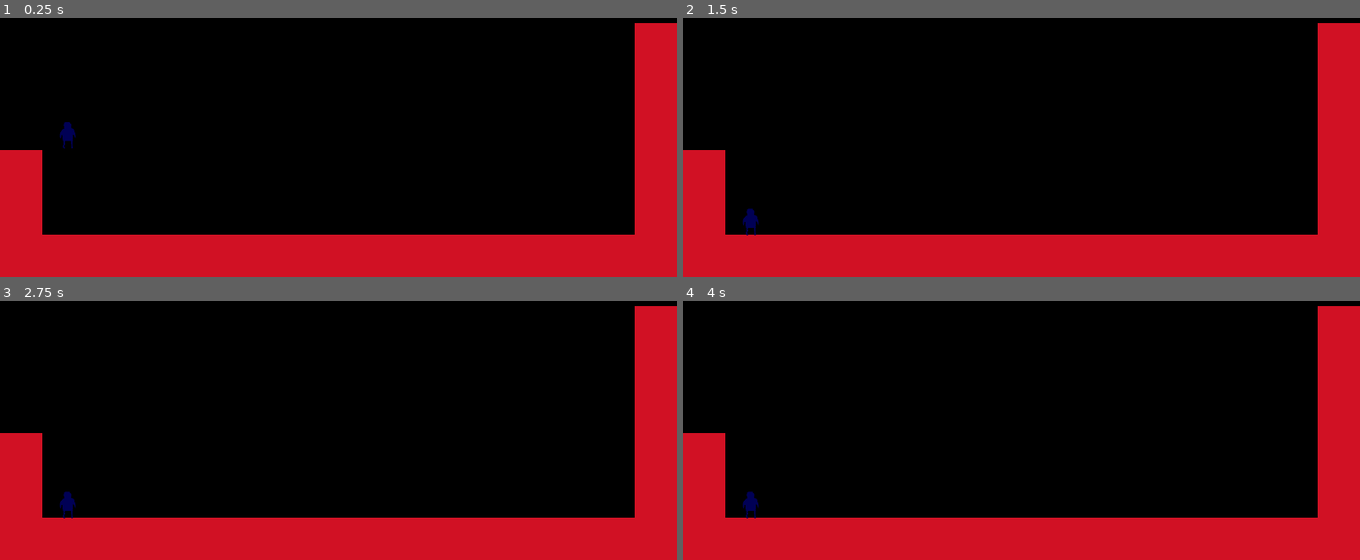
Above: before the commit, frames 1-4 (two rows, left to right).
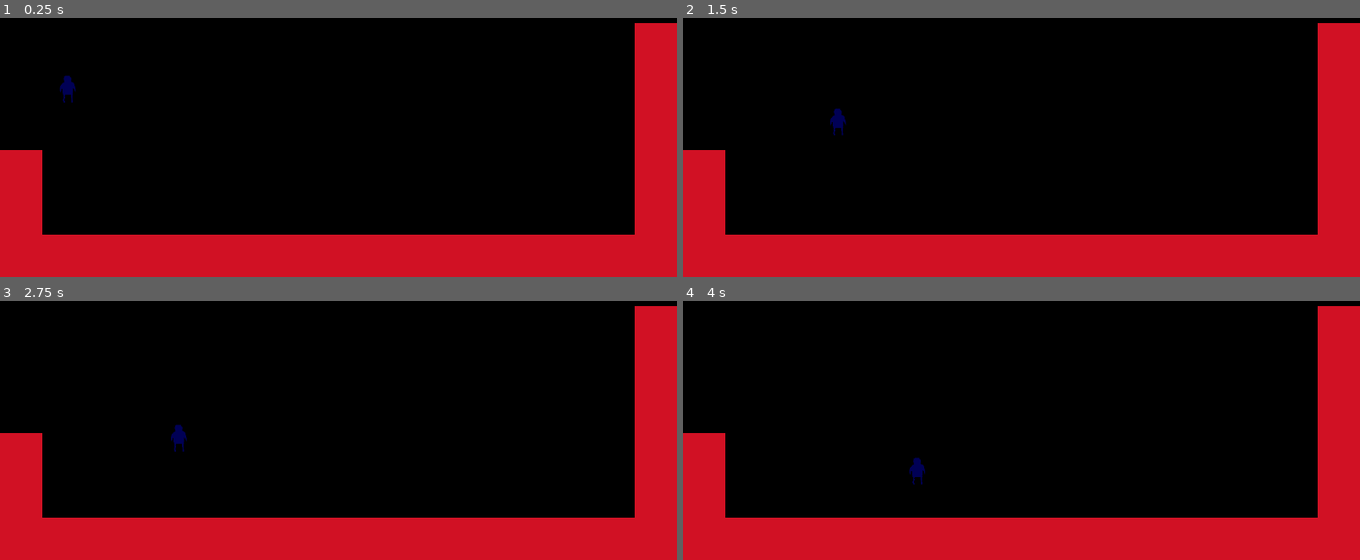
Above: after the commit, the same moments.

Repository: Vilkku11/super-journey
Game: Godot game, scene res://Src/Levels/LevelTemplate.tscn
Two runs of this game, one before a commit and one after it. Both use one fixed random seed, a clock stepped at 60 frames per second and the inputs below. This scene is started directly instead of the project's main scene.
Inputs:
- Up to frame 1 (0.25 s): no input
- Up to frame 2 (1.5 s): hold Right (move_right, bound only after the commit) 0.53-1.28 s; tap Enter at 1.25 s; hold Left (move_left, bound only after the commit) from 1.28 s (still down)
- Up to frame 3 (2.75 s): tap Space at 2 s; release Left (move_left, bound only after the commit) at 2.03 s; hold Right (move_right, bound only after the commit) from 2.03 s (still down)
- Up to frame 4 (4 s): release Right (move_right, bound only after the commit) at 3.53 s; hold Left (move_left, bound only after the commit) from 3.53 s (still down)

The runs differ from the first frame. In frame 1, 0.3% of the frame differs, in the area x 8-12%, y 22-51%; in frame 2, 0.3%; in frame 3, 0.3%, in the area x 8-28%, y 47-84%; in frame 4, 0.3%.

Commit message:
player movement to left and right

Diff:
--- a/Src/Actors/Player.gd
+++ b/Src/Actors/Player.gd
@@ -1 +1,8 @@
 extends Actor
+# player movement
+func _physics_process(delta: float) -> void:
+	var direction = Vector2(
+		Input.get_action_strength("move_right") - Input.get_action_strength("move_left"),
+		0.0
+	)
+	velocity = speed * direction
--- a/project.godot
+++ b/project.godot
@@ -39,6 +39,24 @@
 
 str=false
 
+[input]
+
+move_left={
+"deadzone": 0.5,
+"events": [ Object(InputEventKey,"resource_local_to_scene":false,"resource_name":"","device":0,"alt":false,"shift":false,"control":false,"meta":false,"command":false,"pressed":false,"scancode":16777231,"physical_scancode":0,"unicode":0,"echo":false,"script":null)
+ ]
+}
+move_right={
+"deadzone": 0.5,
+"events": [ Object(InputEventKey,"resource_local_to_scene":false,"resource_name":"","device":0,"alt":false,"shift":false,"control":false,"meta":false,"command":false,"pressed":false,"scancode":16777233,"physical_scancode":0,"unicode":0,"echo":false,"script":null)
+ ]
+}
+jump={
+"deadzone": 0.5,
+"events": [ Object(InputEventKey,"resource_local_to_scene":false,"resource_name":"","device":0,"alt":false,"shift":false,"control":false,"meta":false,"command":false,"pressed":false,"scancode":16777232,"physical_scancode":0,"unicode":0,"echo":false,"script":null)
+ ]
+}
+
 [layer_names]
 
 2d_physics/layer_1="player"
